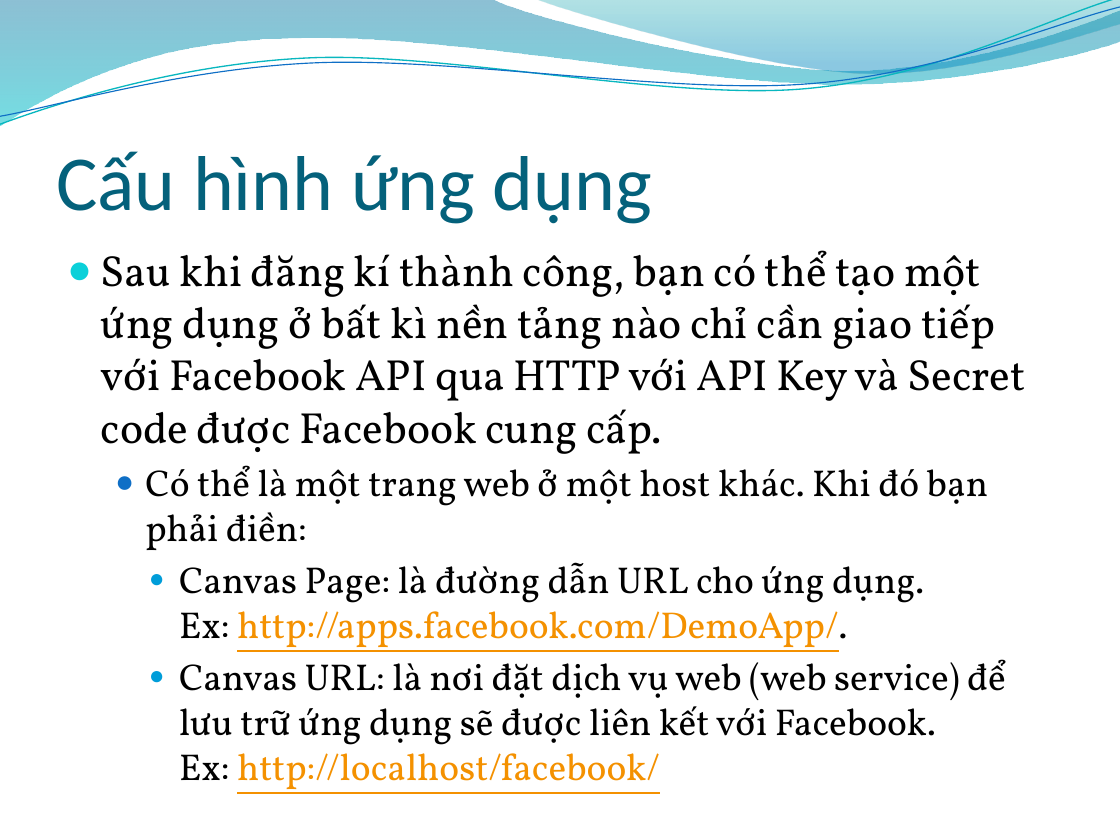
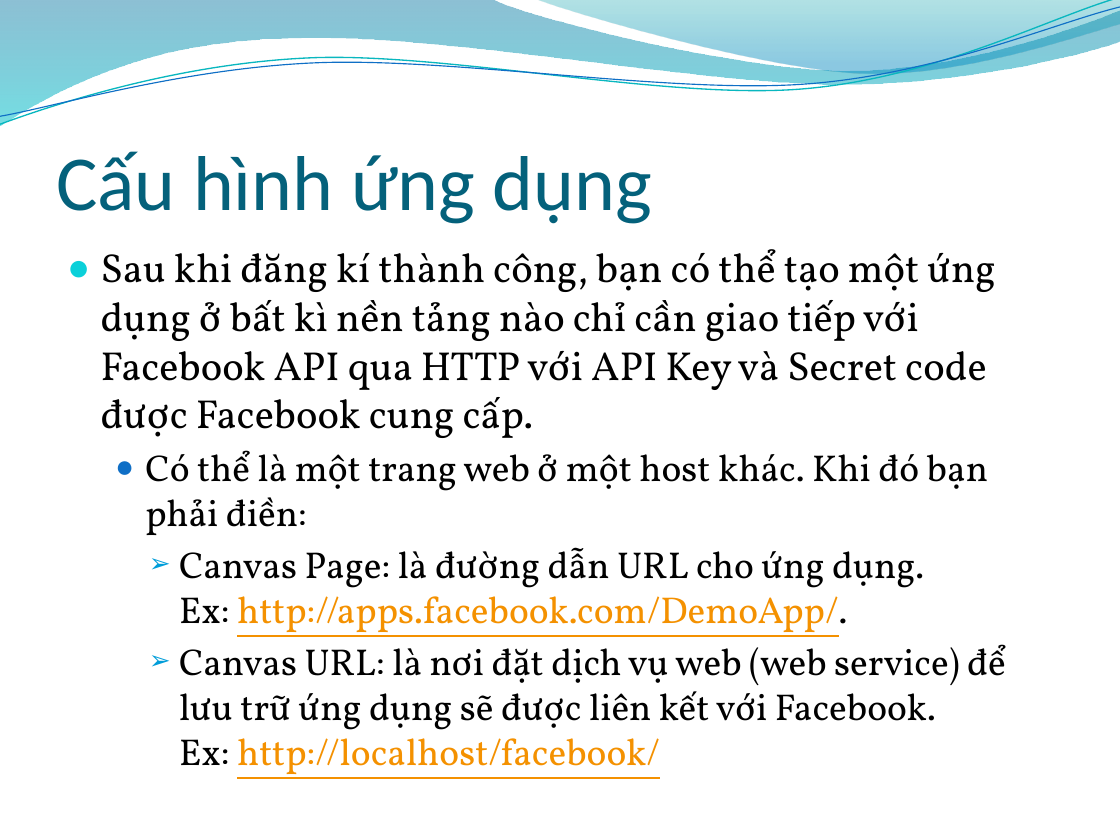
Before and after one commit to tuankit/web-api-project, a slide deck: slide 14 of 0912397_0912403_0912409_FacebookAPI_10/Slide/Facebook API.pptx (slide 20 before the commit). Drawn at 1120x840 pixels with LibreOffice and Linux fonts; fonts in the diff are those of the drawing; background and template pictures are left out. Boxes give left, top, right and bottom in pixels: in the first picture for what was removed or moved away, otherwise in the second. Text is boxed around its words. In the diff, an @@ line names an element or a change of style, - is before the commit and + after.

```diff
--- a/0912397_0912403_0912409_FacebookAPI_10/Slide/Facebook API.pptx
+++ b/0912397_0912403_0912409_FacebookAPI_10/Slide/Facebook API.pptx
@@ text at [101,249,1006,779]: size 28 to 26 pt in "Sau khi đăng kí thành công, bạn ..."; bullet ● to ➢ @@
```
Also in this commit, not shown: 4 other slides changed, 3 slides added, 2 other files.
